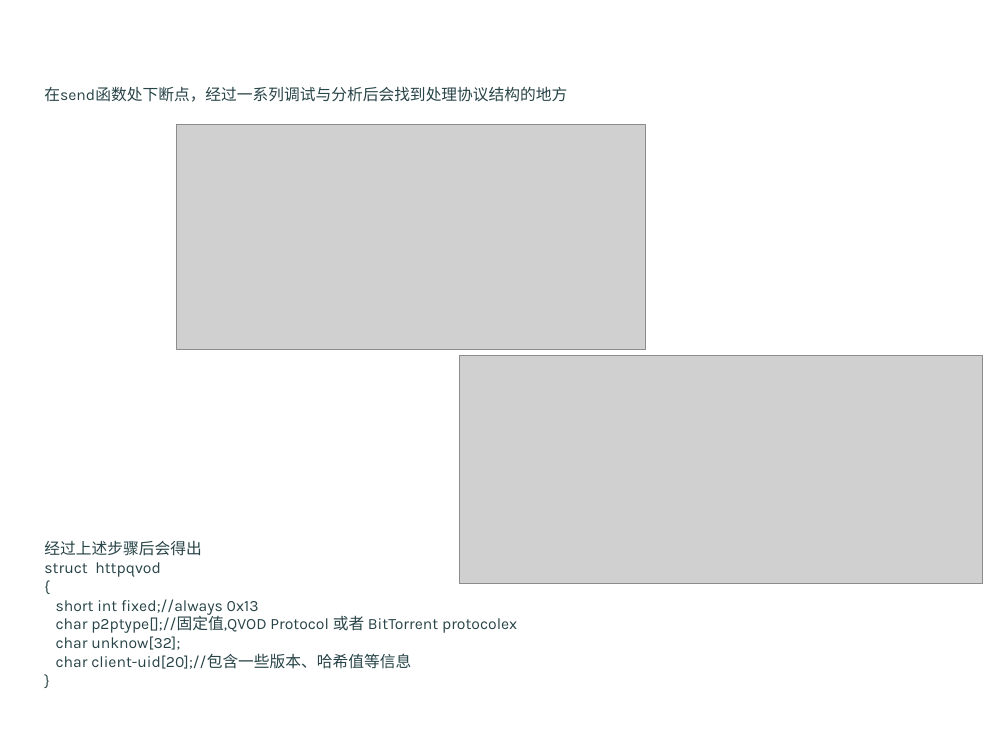
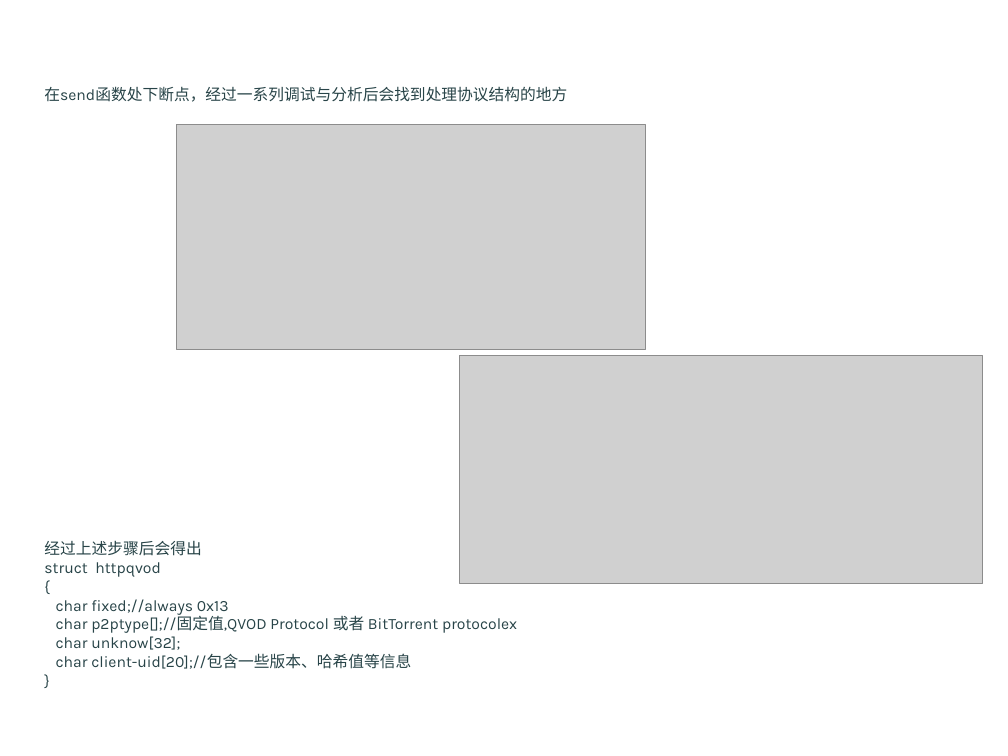
Before and after one commit to Android-sec/app-protocol-analysis, a slide deck: slide 20 of app protocol analysis.pptx. Drawn at 1008x756 pixels with LibreOffice and Linux fonts; fonts in the diff are those of the drawing; grey boxes stand for pictures; background and template pictures are left out. Boxes give left, top, right and bottom in pixels: in the first picture for what was removed or moved away, otherwise in the second. Text is boxed around its words. In the diff, an @@ line names an element or a change of style, - is before the commit and + after.

```diff
--- a/app protocol analysis.pptx
+++ b/app protocol analysis.pptx
@@ text at <box>56,599,229,615</box>: text changed @@
-short int fixed;//always 0x13
+char fixed;//always 0x13
```
Also in this commit, not shown: 2 other slides changed, 1 slide added.
